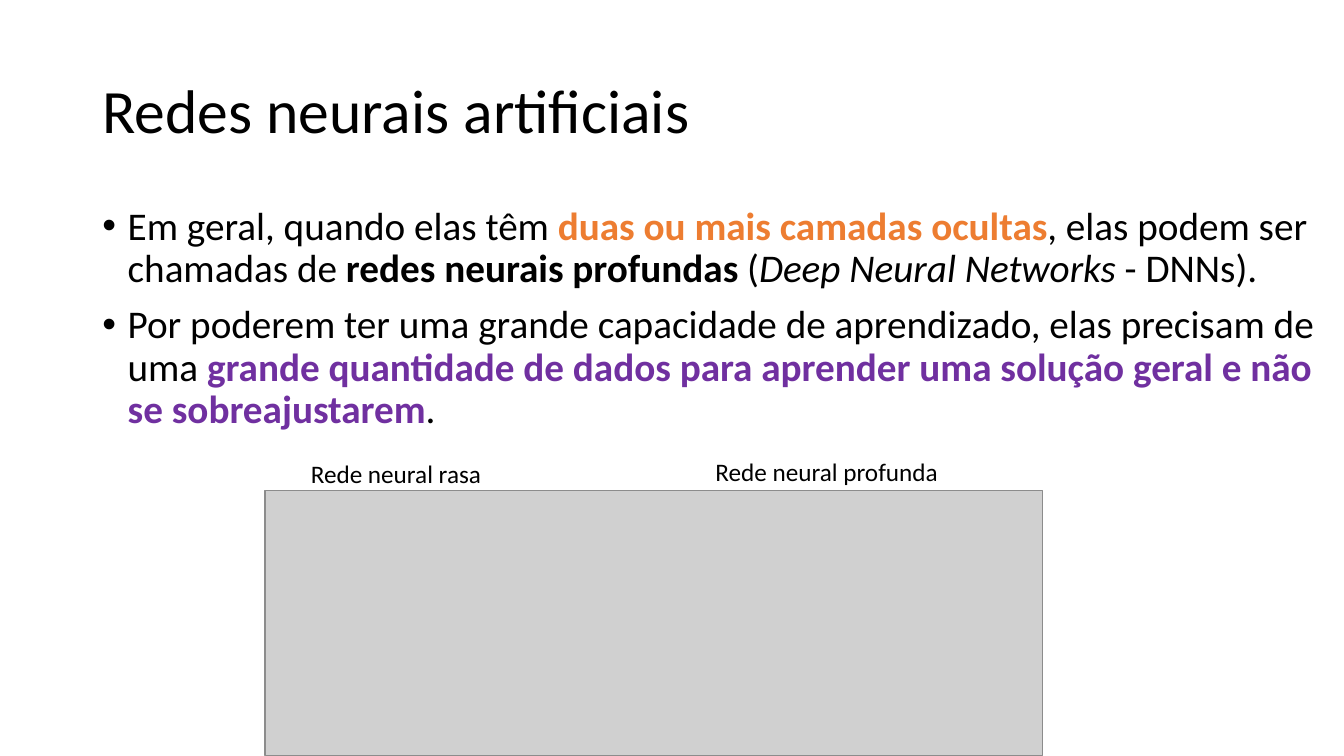
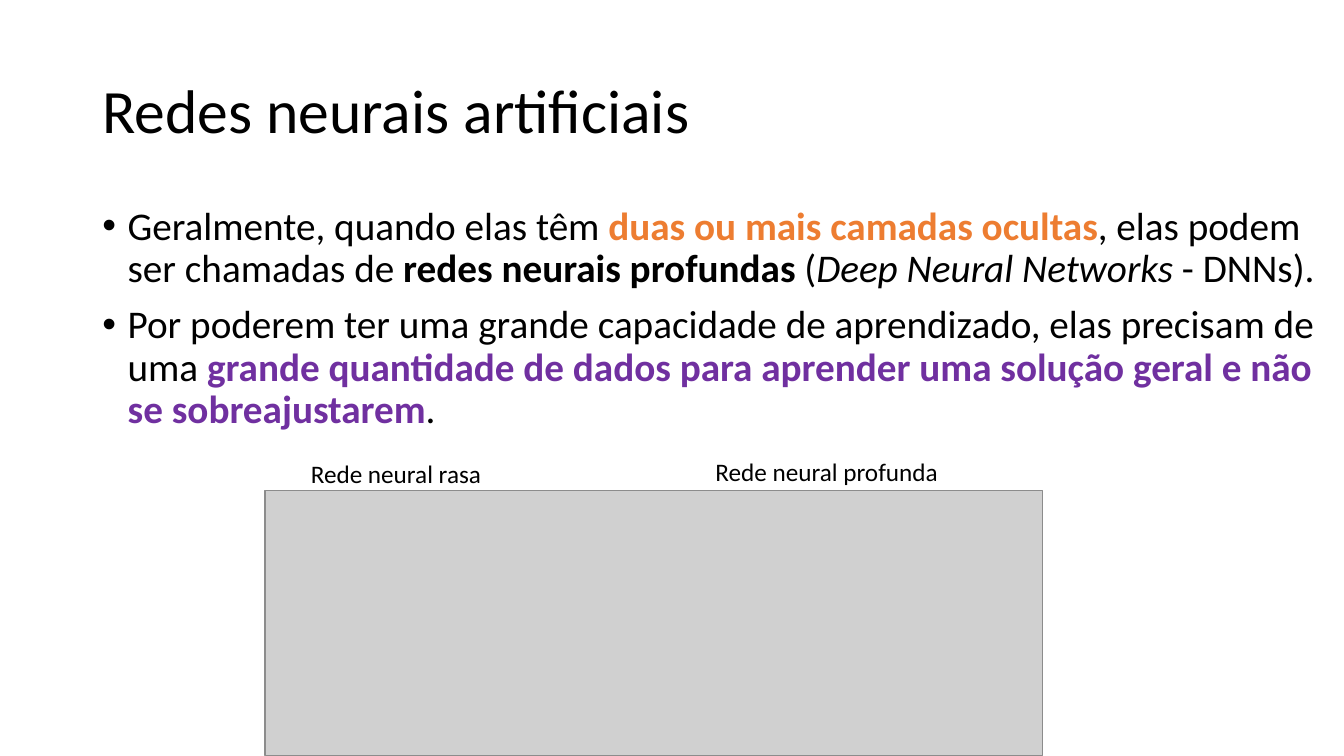
Before and after one commit to zz4fap/c24_inteligencia_artificial, a slide deck: slide 28 of slides/C24_MLP.pptx. Drawn at 1344x756 pixels with LibreOffice and Linux fonts; fonts in the diff are those of the drawing; grey boxes stand for pictures. Boxes give left, top, right and bottom in pixels: in the first picture for what was removed or moved away, otherwise in the second. Text is boxed around its words. In the diff, an @@ line names an element or a change of style, - is before the commit and + after.

```diff
--- a/slides/C24_MLP.pptx
+++ b/slides/C24_MLP.pptx
@@ text at (128, 212, 1315, 289): text changed @@
-• Em geral, quando elas têm duas ou mais camadas ocultas, elas podem ser chamadas de redes neurais profundas (Deep Neural Networks - DNNs).
+• Geralmente, quando elas têm duas ou mais camadas ocultas, elas podem ser chamadas de redes neurais profundas (Deep Neural Networks - DNNs).
```
Also in this commit, not shown: 15 other slides changed, 1 other file.
